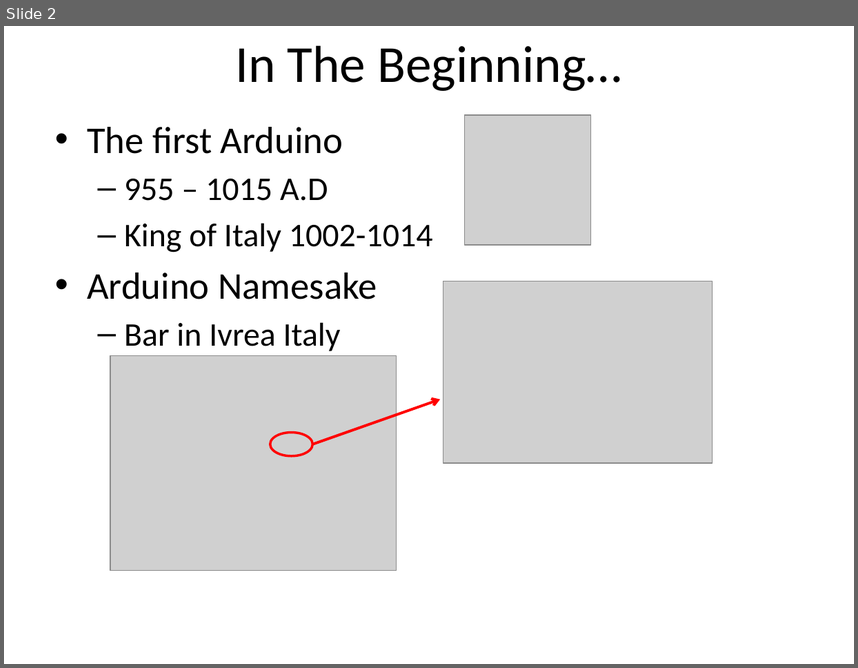
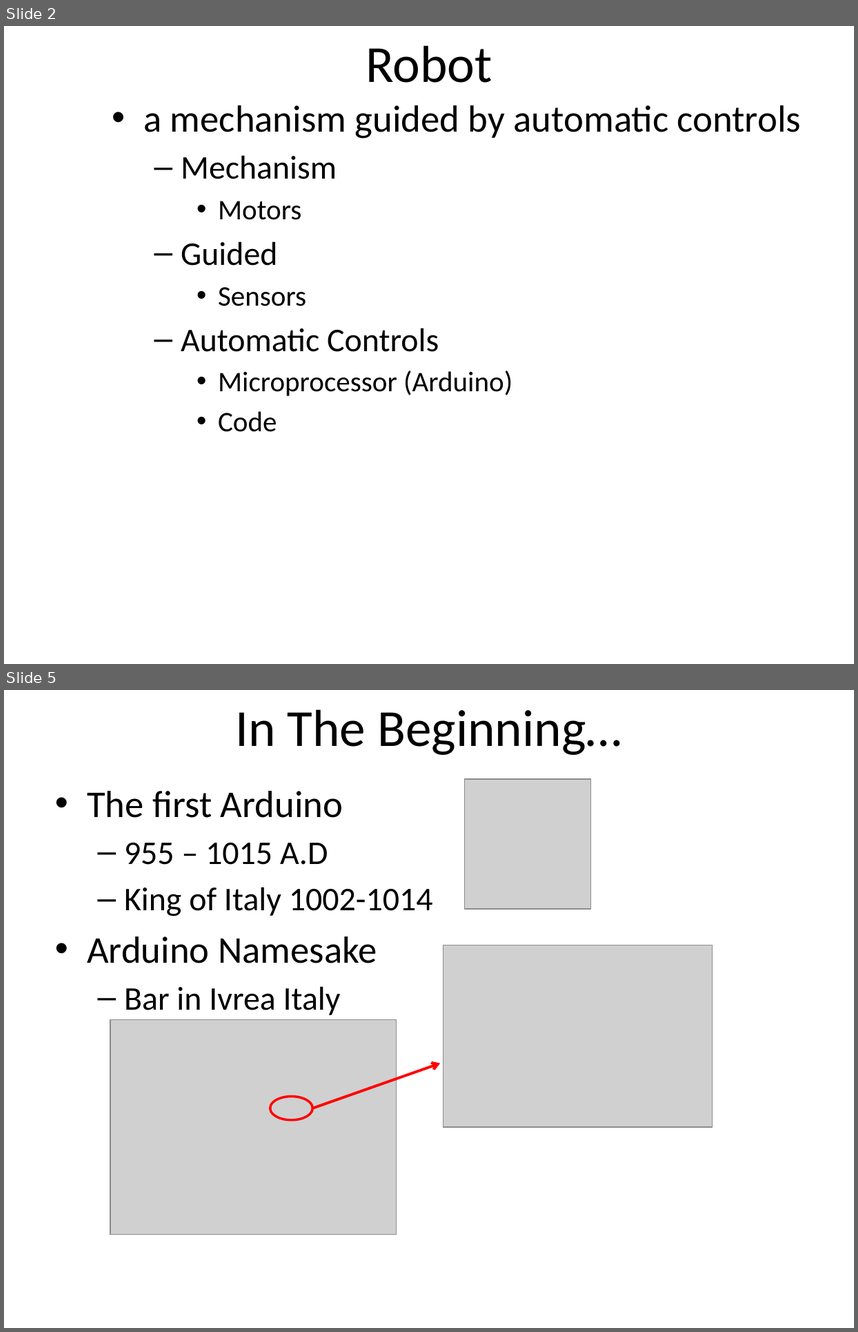
Before and after one commit to dykebert/GDI_Arduino_Robotics, a slide deck: Introduction to Arduino.pptx. Shown one above the other, each under a label of ours: slide 2 before the commit, slides 2 and 5 after it; the slides between them are not shown. The pictures are 858x668 and 858x1332 pixels, drawn with LibreOffice and Linux fonts; fonts in the diff are those of the drawing; grey boxes stand for pictures. Boxes give left, top, right and bottom in pixels: in the first picture for what was removed or moved away, otherwise in the second. Text is boxed around its words. In the diff, an @@ line names an element or a change of style, - is before the commit and + after.

```diff
--- a/Introduction to Arduino.pptx
+++ b/Introduction to Arduino.pptx
@@ slide 2 added at bbox=[4, 26, 854, 664], background #FFFFFF @@
@@ title added at bbox=[366, 45, 492, 83], 44 pt, text #000000 @@
+Robot
@@ text added at bbox=[143, 105, 801, 432], 24 pt, text #000000 @@
+• a mechanism guided by automatic controls
+  – Mechanism
+    • Motors
+  – Guided
+    • Sensors
+  – Automatic Controls
+    • Microprocessor (Arduino)
+    • Code
@@ what was slide 2 is now slide 5 @@
```
Also in this commit, not shown: 4 slides changed, 28 other slides added, 2 other files.
